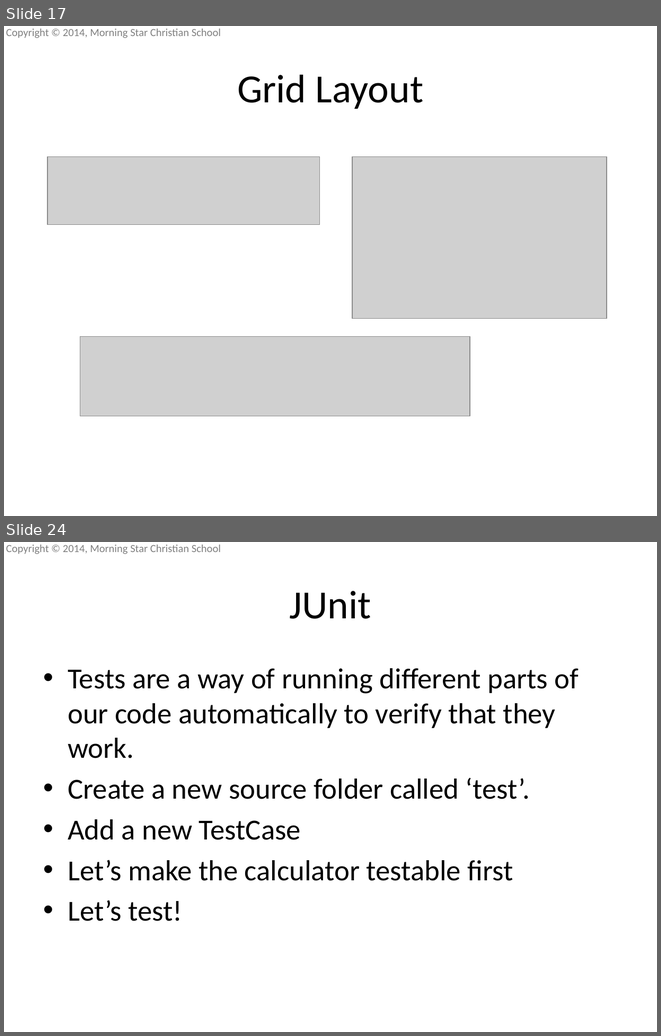
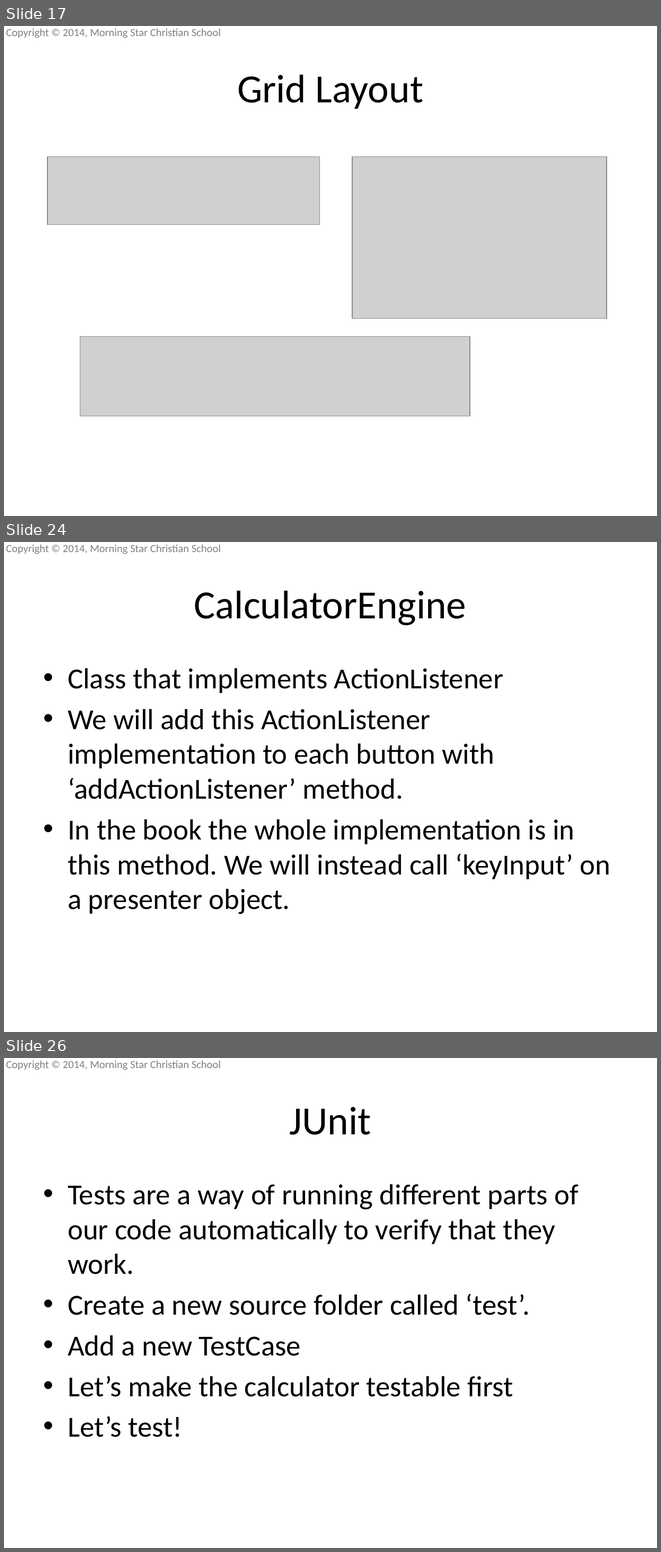
Before and after one commit to mscsbend/presentations, a slide deck: Lesson 3.pptx. Shown one above the other, each under a label of ours: slides 17 and 24 before the commit, slides 17, 24 and 26 after it; the slides between them are not shown. The pictures are 661x1036 and 661x1552 pixels, drawn with LibreOffice and Linux fonts; fonts in the diff are those of the drawing; grey boxes stand for pictures; background and template pictures are left out. Boxes give left, top, right and bottom in pixels: in the first picture for what was removed or moved away, otherwise in the second. Text is boxed around its words. In the diff, an @@ line names an element or a change of style, - is before the commit and + after.

```diff
--- a/Lesson 3.pptx
+++ b/Lesson 3.pptx
@@ slide 24 added at [4,542,657,1032], background picture (left out); not listed: 1 template element that a slide beside it also shows @@
@@ title added at [194,590,467,625], 44 pt, text #000000 @@
+CalculatorEngine
@@ text added at [68,668,610,914], 32 pt, text #000000 @@
+• Class that implements ActionListener
+• We will add this ActionListener implementation to each button with ‘addActionListener’ method.
+• In the book the whole implementation is in this method. We will instead call ‘keyInput’ on a presenter object.
@@ what was slide 24 is now slide 26 @@
```
Also in this commit, not shown: 7 slides changed, 7 other slides added.
